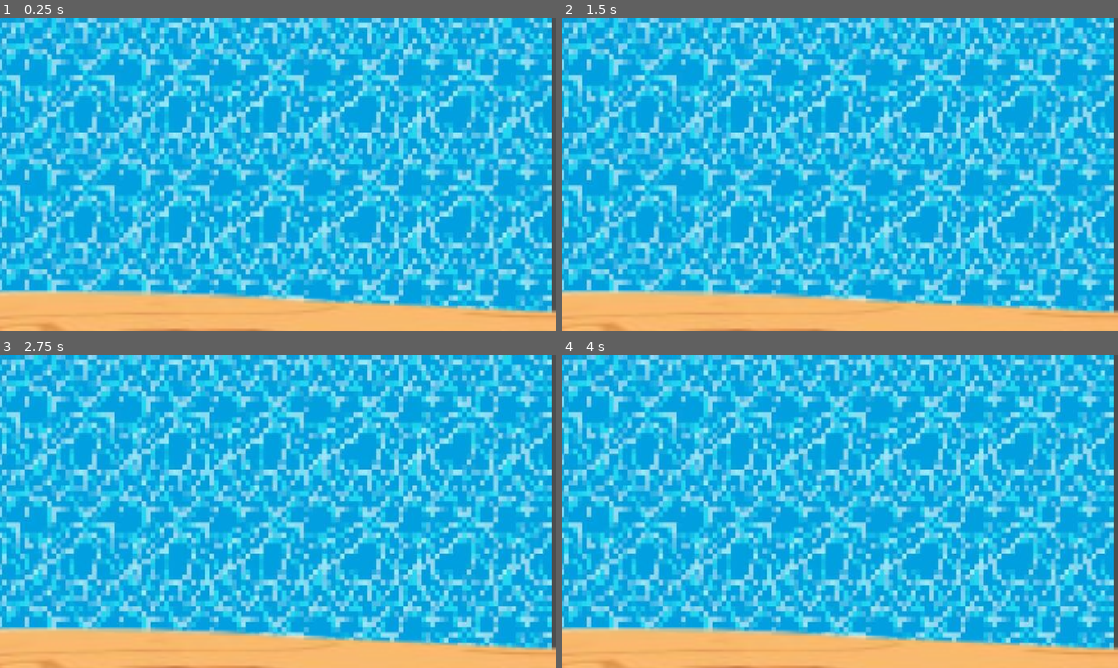
Above: before the commit, frames 1-4 (two rows, left to right).
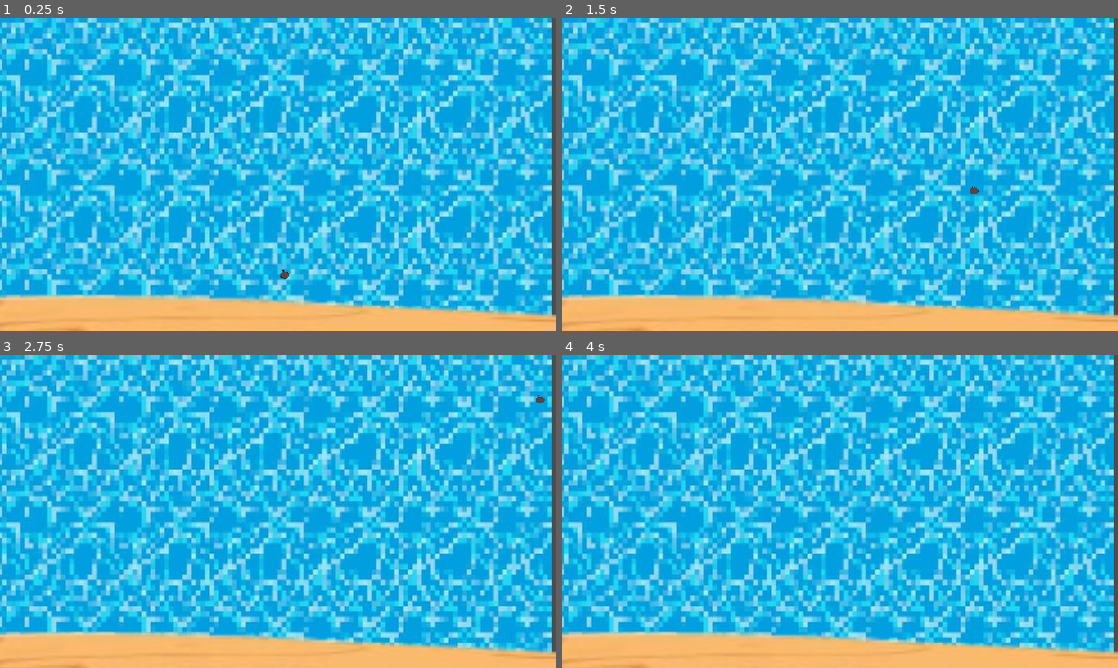
Above: after the commit, the same moments.

Repository: rishikeshrasal49-ops/bumbay-haven
Game: Godot game, scene res://bg.tscn
Two runs of this game, one before a commit and one after it. Both use one fixed random seed, a clock stepped at 60 frames per second and the inputs below. This scene is started directly instead of the project's main scene.
Inputs:
- Up to frame 1 (0.25 s): no input
- Up to frame 2 (1.5 s): tap Enter at 1.25 s
- Up to frame 3 (2.75 s): tap Space at 2 s
- Up to frame 4 (4 s): tap Enter at 2.75 s; tap Space at 3.5 s

The runs differ from the first frame. In frame 1, 2.8% of the frame differs, in the area x 0-100%, y 80-100%; in frame 2, 2.8%; in frame 3, 2.8%; in frame 4, 2.8%.

Commit message:
codework

Diff:
--- a/bg.tscn
+++ b/bg.tscn
@@ -15,18 +15,13 @@
 
 [node name="BG" type="Node2D" unique_id=1268395760]
 
-[node name="CharacterBody2D" parent="." unique_id=533223432 instance=ExtResource("3_36ycx")]
-position = Vector2(612, 727)
-rotation = 0.0014816176
-scale = Vector2(7.3349056, 4.8626375)
-
 [node name="Sprite2D" type="Sprite2D" parent="." unique_id=734502417]
 position = Vector2(560, 330)
 scale = Vector2(1.6685715, 1.9542857)
 texture = SubResource("AtlasTexture_1vivr")
 
 [node name="tackle" type="Sprite2D" parent="." unique_id=1115580104]
-position = Vector2(583, 680)
+position = Vector2(642.99994, 689)
 rotation = 0.0014816177
 scale = Vector2(7.3349056, 4.8626375)
 texture = SubResource("AtlasTexture_8vrlf")
@@ -38,3 +33,6 @@
 position = Vector2(-4.0337524, -12.338989)
 scale = Vector2(1, 0.9999999)
 shape = SubResource("RectangleShape2D_1vivr")
+
+[node name="CharacterBody2D" parent="." unique_id=533223432 instance=ExtResource("3_36ycx")]
+position = Vector2(534, 471)
--- a/node_2d.gd
+++ b/node_2d.gd
@@ -7,7 +7,7 @@
 
 
 func _ready():
-	velocity = Vector2(-200, -200).normalized() * speed
+	velocity = Vector2(200, 200).normalized() * speed
 
 func _physics_process(delta):
 	var collision = move_and_collide(velocity * delta)
--- a/node_2d.tscn
+++ b/node_2d.tscn
@@ -4,19 +4,18 @@
 [ext_resource type="Texture2D" uid="uid://cchyyd3wcu5h6" path="res://assets/ball.png" id="2_0e48y"]
 
 [sub_resource type="CircleShape2D" id="CircleShape2D_0e48y"]
-radius = 14.035668
+radius = 29.217377
 
 [node name="CharacterBody2D" type="CharacterBody2D" unique_id=533223432]
 position = Vector2(87, 69)
 script = ExtResource("1_wtcfe")
 
 [node name="Sprite2D" type="Sprite2D" parent="." unique_id=1965877696]
-position = Vector2(5, 13.999985)
-scale = Vector2(0.03387097, 0.03320984)
+position = Vector2(4.750005, 15.187483)
+scale = Vector2(0.022782264, 0.016996875)
 texture = ExtResource("2_0e48y")
 
-[node name="CollisionShape2D" type="CollisionShape2D" parent="Sprite2D" unique_id=1373544930]
-visible = false
-position = Vector2(-88.57153, -391.45096)
-scale = Vector2(29.52381, 30.111555)
+[node name="CollisionShape2D" type="CollisionShape2D" parent="." unique_id=1373544930]
+position = Vector2(3, 11)
+scale = Vector2(0.27380952, 0.13090147)
 shape = SubResource("CircleShape2D_0e48y")
